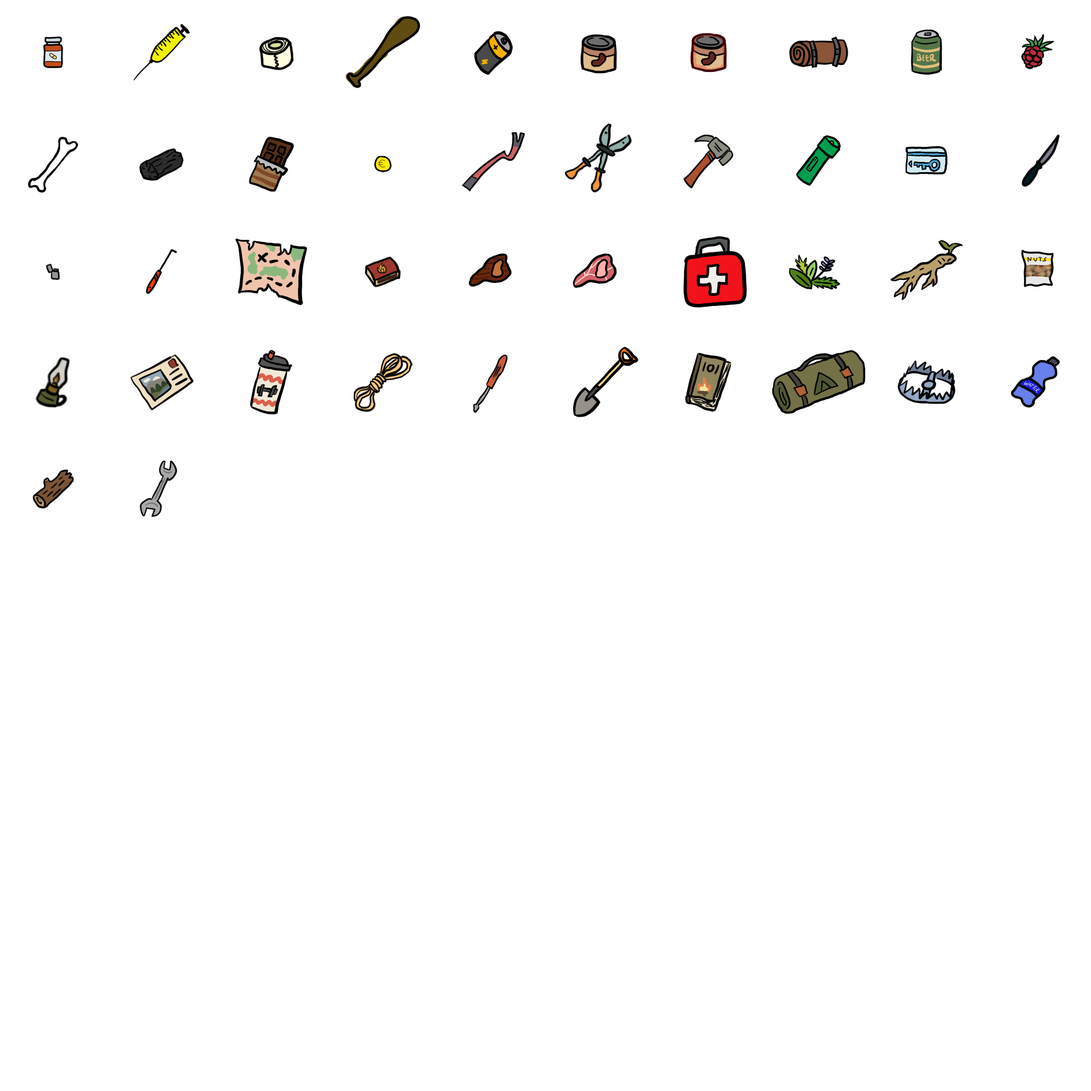
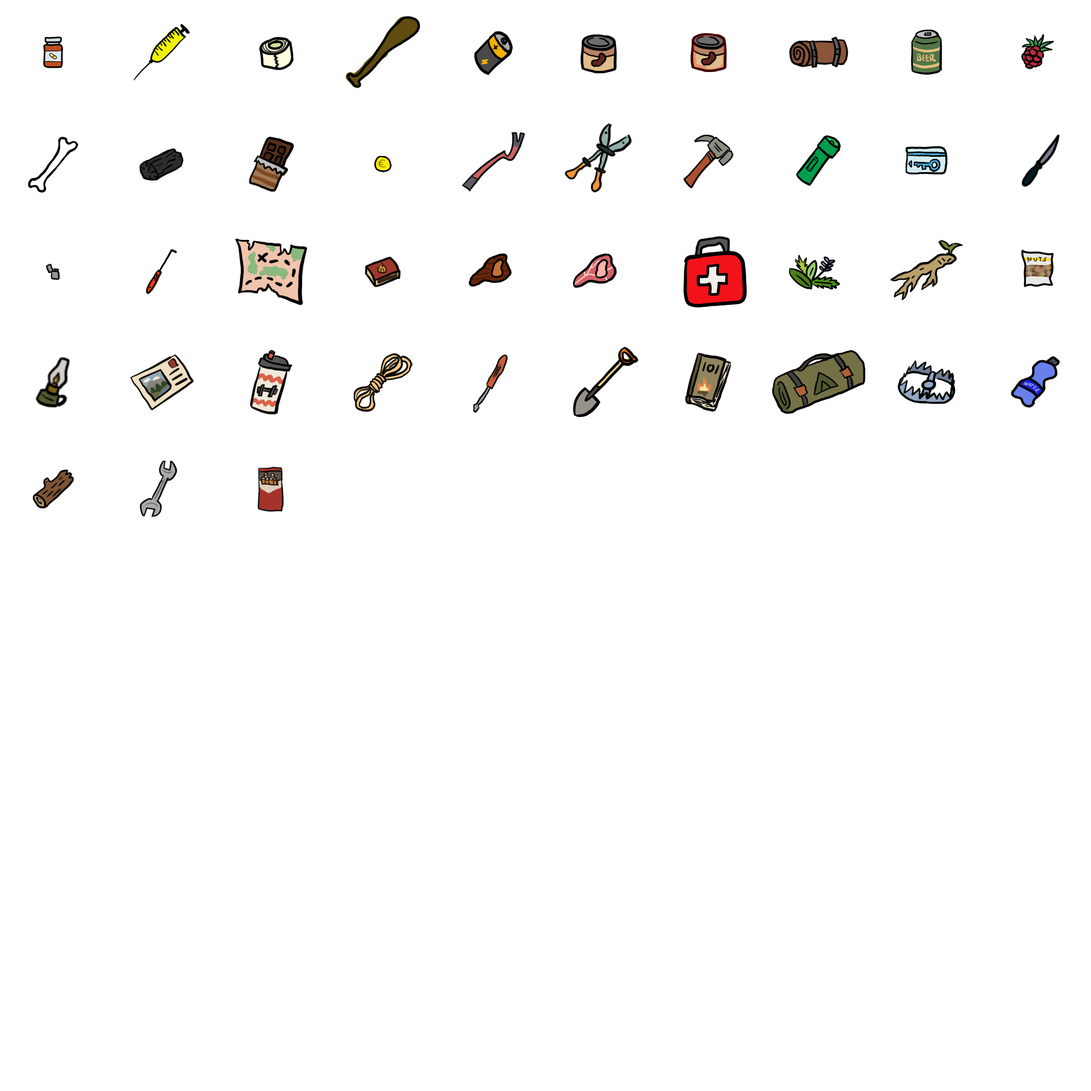
Layers edited between the first and the second (1091, 1091) image:
added layer "Outline" above "Fill" over [257, 466, 284, 513]
added layer "Fill" above "Background" over [258, 467, 284, 512]
